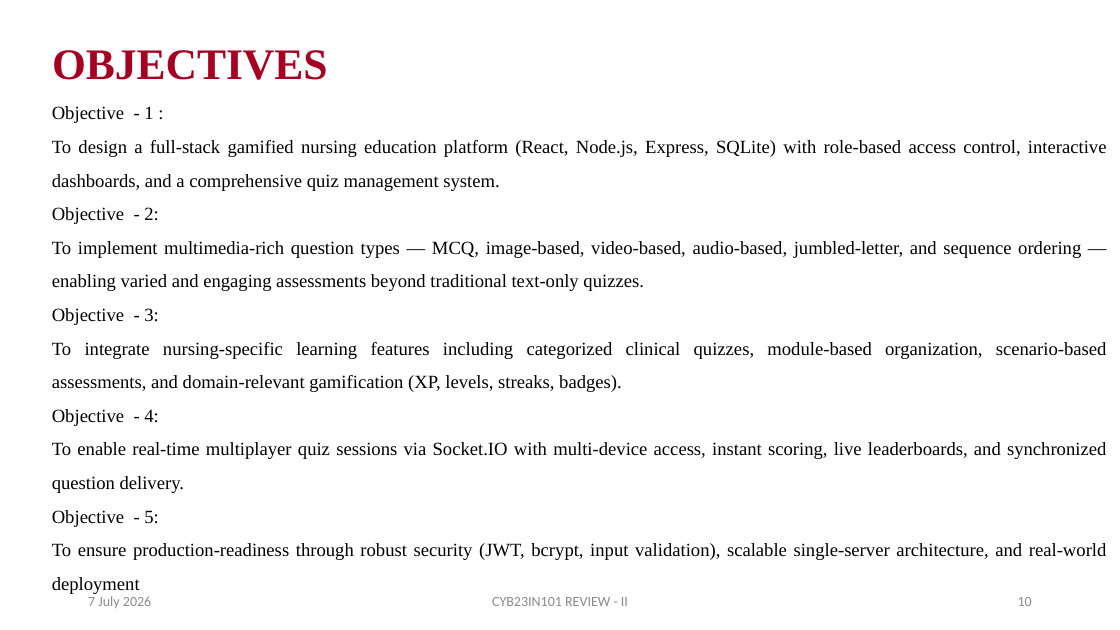
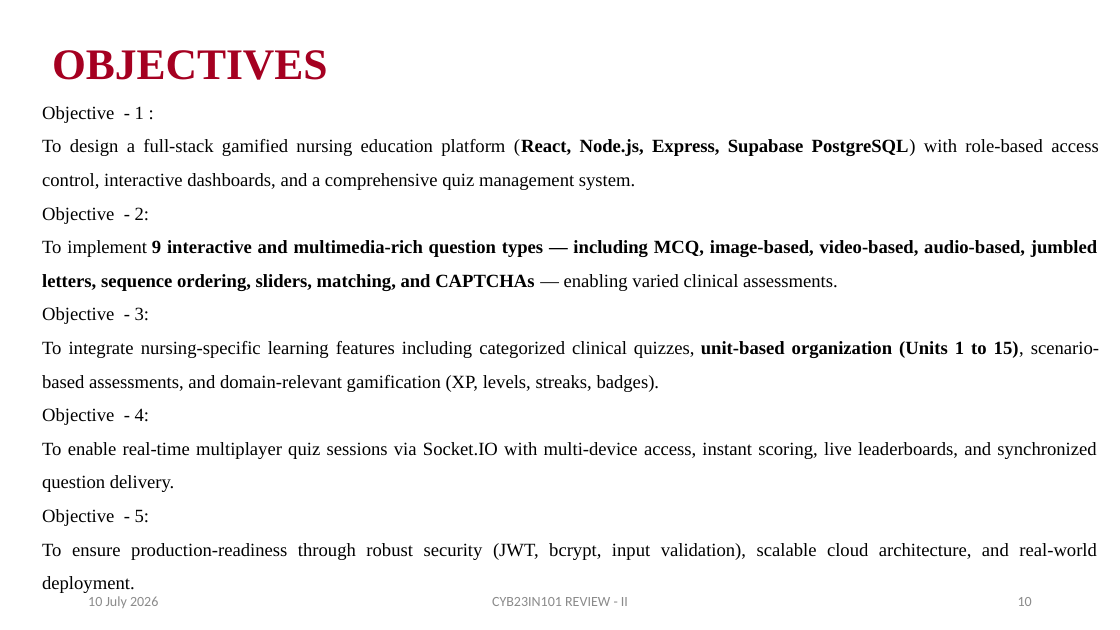
Before and after one commit to Swaminathan8237/NurseQuest, a slide deck: slide 10 of docs/SECOND_REVIEW_FILLED.pptx. Drawn at 1120x630 pixels with LibreOffice and Linux fonts; fonts in the diff are those of the drawing. Boxes give left, top, right and bottom in pixels: in the first picture for what was removed or moved away, otherwise in the second. Text is boxed around its words. In the diff, an @@ line names an element or a change of style, - is before the commit and + after.

Commit message:
feat: implement authentication routes with Supabase integration and local development bypass support.

```diff
--- a/docs/SECOND_REVIEW_FILLED.pptx
+++ b/docs/SECOND_REVIEW_FILLED.pptx
@@ text "Objective - 1 :": place and size @@
-text "Objective - 1 :" at (52, 106, 1107, 594)
+text "Objective - 1 :" at (42, 106, 1099, 593)
@@ text at (42, 139, 1099, 190): text changed @@
-To design a full-stack gamified nursing education platform (React, Node.js, Express, SQLite) with role-based access control, interactive dashboards, and a comprehensive quiz management system.
+To design a full-stack gamified nursing education platform (React, Node.js, Express, Supabase PostgreSQL) with role-based access control, interactive dashboards, and a comprehensive quiz management system.
@@ text at (42, 240, 1097, 291): text changed; bold on @@
-To implement multimedia-rich question types — MCQ, image-based, video-based, audio-based, jumbled-letter, and sequence ordering — enabling varied and engaging assessments beyond traditional text-only quizzes.
+To implement 9 interactive and multimedia-rich question types — including MCQ, image-based, video-based, audio-based, jumbled letters, sequence ordering, sliders, matching, and CAPTCHAs — enabling varied clinical assessments.
@@ text at (42, 341, 1099, 392): text changed @@
-To integrate nursing-specific learning features including categorized clinical quizzes, module-based organization, scenario-based assessments, and domain-relevant gamification (XP, levels, streaks, badges).
+To integrate nursing-specific learning features including categorized clinical quizzes, unit-based organization (Units 1 to 15), scenario-based assessments, and domain-relevant gamification (XP, levels, streaks, badges).
@@ text at (42, 543, 1097, 593): text changed @@
-To ensure production-readiness through robust security (JWT, bcrypt, input validation), scalable single-server architecture, and real-world deployment
+To ensure production-readiness through robust security (JWT, bcrypt, input validation), scalable cloud architecture, and real-world deployment.
@@ text at (88, 596, 158, 608): text changed @@
-7 July 2026
+10 July 2026
```
Also in this commit, not shown: 17 other slides changed, 6 other files.
